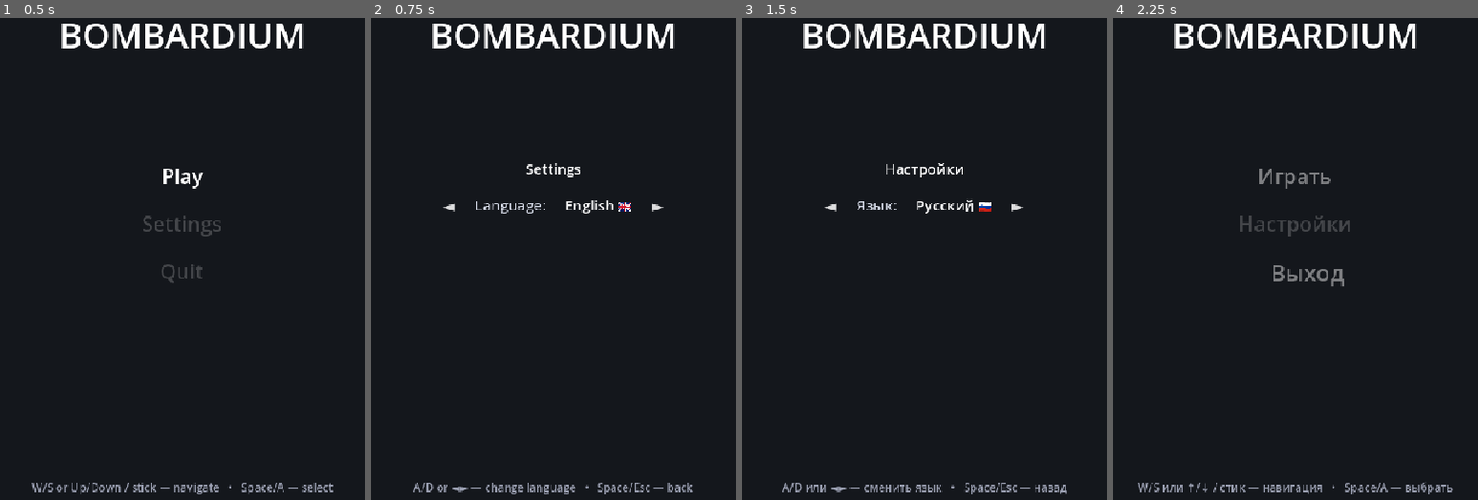
Above: before the commit, frames 1-4 (left to right).
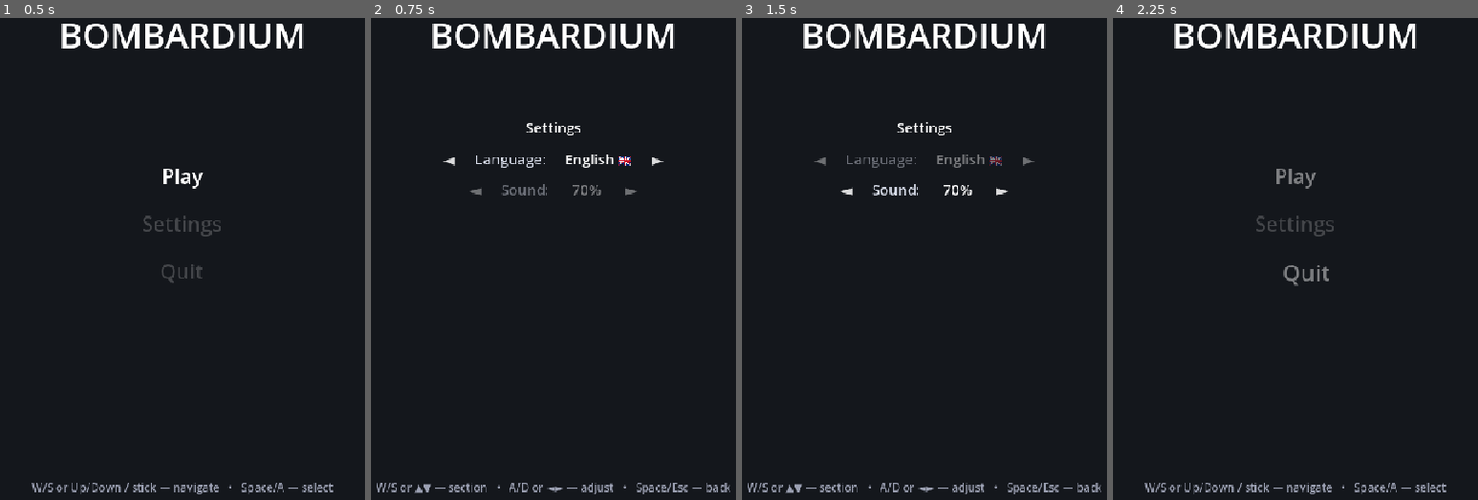
Above: after the commit, the same moments.

Repository: LikSaint/bombardium
Game: Godot game, scene res://scenes/MainMenu.tscn
The game is run twice, just before and just after one commit, with the same random seed, the same clock (stepped at 60 frames per second) and the same inputs.
Inputs:
- Up to frame 1 (0.5 s): no input
- Up to frame 2 (0.75 s): tap Enter at 0.5 s; hold D from 0.53 s (still down); tap Space at 0.6 s
- Up to frame 3 (1.5 s): tap Space at 0.77, 1.07 s; release D at 1.28 s; hold S from 1.28 s (still down); tap B at 1.35 s
- Up to frame 4 (2.25 s): tap Space at 1.52, 1.55, 1.82 s; release S at 2.03 s; hold D from 2.03 s (still down); tap N at 2.1 s

Frame 1 is identical in both runs. In frame 2, 2.6% of the frame differs, in the area x 1-99%, y 21-99%; in frame 3, 2.5%; in frame 4, 2.0%.

Commit message:
Add sound effects for gameplay/menu events and a Sound settings option
New Sfx autoload with a pooled AudioStreamPlayer + master volume (persisted
alongside Loc's language setting), 20 procedurally-generated wav effects
covering bombs, explosions, deaths, powerups, blocks, walls, kicks, jumps,
round/match outcomes, and menu/lobby navigation. Settings panels (main menu
and pause) gain a second "Sound" row with its own volume control, navigated
via up/down between rows and left/right to adjust.

Co-Authored-By: Claude Sonnet 5 <noreply@anthropic.com>

Diff:
--- a/project.godot
+++ b/project.godot
@@ -19,6 +19,7 @@
 Consts="*res://scripts/Constants.gd"
 Loc="*res://scripts/Localization.gd"
 Hints="*res://scripts/ControlHints.gd"
+Sfx="*res://scripts/Sfx.gd"
 GameManager="*res://scripts/GameManager.gd"
 
 [display]
--- a/scenes/MainMenu.tscn
+++ b/scenes/MainMenu.tscn
@@ -60,21 +60,21 @@
 anchor_bottom = 0.5
 offset_left = -220.0
 offset_right = 220.0
-offset_top = -50.0
-offset_bottom = 50.0
+offset_top = -70.0
+offset_bottom = 70.0
 
 [node name="Title" type="Label" parent="SettingsPanel"]
 anchor_right = 1.0
-offset_top = -34.0
-offset_bottom = -6.0
+offset_top = -66.0
+offset_bottom = -38.0
 theme_override_font_sizes/font_size = 18
 theme_override_colors/font_color = Color(1, 1, 1, 1)
 horizontal_alignment = 1
 
 [node name="LanguageRow" type="HBoxContainer" parent="SettingsPanel"]
 anchor_right = 1.0
-offset_top = 10.0
-offset_bottom = 40.0
+offset_top = -28.0
+offset_bottom = 2.0
 alignment = 1
 theme_override_constants/separation = 24
 
@@ -96,6 +96,33 @@
 theme_override_colors/font_color = Color(1, 1, 1, 0.85)
 text = "►"
 
+[node name="SoundRow" type="HBoxContainer" parent="SettingsPanel"]
+anchor_right = 1.0
+offset_top = 10.0
+offset_bottom = 40.0
+alignment = 1
+theme_override_constants/separation = 24
+
+[node name="ArrowLeft" type="Label" parent="SettingsPanel/SoundRow"]
+theme_override_font_sizes/font_size = 20
+theme_override_colors/font_color = Color(1, 1, 1, 0.85)
+text = "◄"
+
+[node name="SoundLabel" type="Label" parent="SettingsPanel/SoundRow"]
+theme_override_font_sizes/font_size = 18
+theme_override_colors/font_color = Color(0.85, 0.87, 0.92, 1)
+
+[node name="SoundValue" type="Label" parent="SettingsPanel/SoundRow"]
+custom_minimum_size = Vector2(48, 0)
+theme_override_font_sizes/font_size = 18
+theme_override_colors/font_color = Color(1, 1, 1, 1)
+horizontal_alignment = 1
+
+[node name="ArrowRight" type="Label" parent="SettingsPanel/SoundRow"]
+theme_override_font_sizes/font_size = 20
+theme_override_colors/font_color = Color(1, 1, 1, 0.85)
+text = "►"
+
 [node name="HotkeyHint" type="Label" parent="."]
 layout_mode = 0
 anchor_top = 1.0
--- a/scenes/PauseMenu.tscn
+++ b/scenes/PauseMenu.tscn
@@ -93,21 +93,21 @@
 anchor_bottom = 0.5
 offset_left = -220.0
 offset_right = 220.0
-offset_top = -50.0
-offset_bottom = 50.0
+offset_top = -70.0
+offset_bottom = 70.0
 
 [node name="Title" type="Label" parent="SettingsPanel"]
 anchor_right = 1.0
-offset_top = -34.0
-offset_bottom = -6.0
+offset_top = -66.0
+offset_bottom = -38.0
 theme_override_font_sizes/font_size = 18
 theme_override_colors/font_color = Color(1, 1, 1, 1)
 horizontal_alignment = 1
 
 [node name="LanguageRow" type="HBoxContainer" parent="SettingsPanel"]
 anchor_right = 1.0
-offset_top = 10.0
-offset_bottom = 40.0
+offset_top = -28.0
+offset_bottom = 2.0
 alignment = 1
 theme_override_constants/separation = 24
 
@@ -129,6 +129,33 @@
 theme_override_colors/font_color = Color(1, 1, 1, 0.85)
 text = "►"
 
+[node name="SoundRow" type="HBoxContainer" parent="SettingsPanel"]
+anchor_right = 1.0
+offset_top = 10.0
+offset_bottom = 40.0
+alignment = 1
+theme_override_constants/separation = 24
+
+[node name="ArrowLeft" type="Label" parent="SettingsPanel/SoundRow"]
+theme_override_font_sizes/font_size = 20
+theme_override_colors/font_color = Color(1, 1, 1, 0.85)
+text = "◄"
+
+[node name="SoundLabel" type="Label" parent="SettingsPanel/SoundRow"]
+theme_override_font_sizes/font_size = 18
+theme_override_colors/font_color = Color(0.85, 0.87, 0.92, 1)
+
+[node name="SoundValue" type="Label" parent="SettingsPanel/SoundRow"]
+custom_minimum_size = Vector2(48, 0)
+theme_override_font_sizes/font_size = 18
+theme_override_colors/font_color = Color(1, 1, 1, 1)
+horizontal_alignment = 1
+
+[node name="ArrowRight" type="Label" parent="SettingsPanel/SoundRow"]
+theme_override_font_sizes/font_size = 20
+theme_override_colors/font_color = Color(1, 1, 1, 0.85)
+text = "►"
+
 [node name="HotkeyHint" type="Label" parent="."]
 anchor_left = 0.5
 anchor_right = 0.5
@@ -136,8 +163,8 @@
 anchor_bottom = 0.5
 offset_left = -220.0
 offset_right = 220.0
-offset_top = 62.0
-offset_bottom = 88.0
+offset_top = 82.0
+offset_bottom = 108.0
 theme_override_font_sizes/font_size = 13
 theme_override_colors/font_color = Color(0.7, 0.72, 0.8, 0.85)
 horizontal_alignment = 1
--- a/scripts/Arena.gd
+++ b/scripts/Arena.gd
@@ -103,6 +103,7 @@
 	var type: int = powerups_by_cell[cell].type
 	powerups_by_cell[cell].queue_free()
 	powerups_by_cell.erase(cell)
+	Sfx.play("powerup_pickup")
 	player.apply_powerup(type)
 
 func place_temp_wall(cell: Vector2i, owner: Node = null) -> Node:
--- a/scripts/Block.gd
+++ b/scripts/Block.gd
@@ -2,6 +2,7 @@
 ## Destructible soft block. Purely visual/logical — Arena tracks grid state.
 
 func destroy() -> void:
+	Sfx.play("block_destroy")
 	var tw := create_tween()
 	tw.tween_property(self, "scale", Vector2.ZERO, 0.15)
 	tw.tween_callback(queue_free)
--- a/scripts/Bomb.gd
+++ b/scripts/Bomb.gd
@@ -51,6 +51,7 @@
 		return
 	has_exploded = true
 	arena.remove_bomb(cell)
+	Sfx.play("bomb_explode")
 	if is_circle_blast:
 		_explode_circle()
 	else:
--- a/scripts/Lobby.gd
+++ b/scripts/Lobby.gd
@@ -56,10 +56,12 @@
 		if event.keycode == KEY_UP:
 			Consts.set_map_size(Consts.map_size_index - 1)
 			_refresh_map_size_bars()
+			Sfx.play("menu_move")
 			return
 		elif event.keycode == KEY_DOWN:
 			Consts.set_map_size(Consts.map_size_index + 1)
 			_refresh_map_size_bars()
+			Sfx.play("menu_move")
 			return
 		elif event.keycode == KEY_B:
 			_add_bot()
@@ -113,8 +115,10 @@
 		if slots.size() >= Consts.MAX_PLAYERS:
 			return
 		slots.append({"device": device, "player_id": slots.size() + 1, "character_id": 0, "ready": false})
+		Sfx.play("player_join")
 	else:
 		slot["ready"] = not slot["ready"]
+		Sfx.play("menu_confirm" if slot["ready"] else "menu_move")
 	_refresh_slots_ui()
 	_maybe_start()
 
@@ -122,6 +126,7 @@
 	if slots.size() >= Consts.MAX_PLAYERS:
 		return
 	_append_bot_slot()
+	Sfx.play("bot_toggle")
 	_refresh_slots_ui()
 	_maybe_start()
 
@@ -137,6 +142,7 @@
 	for i in range(slots.size() - 1, -1, -1):
 		if slots[i]["device"] == Consts.DEVICE_BOT:
 			slots.remove_at(i)
+			Sfx.play("bot_toggle", 0.8)
 			_reindex_player_ids()
 			_refresh_slots_ui()
 			return
@@ -150,6 +156,7 @@
 	if slot.is_empty() or slot["ready"]:
 		return
 	slot["character_id"] = posmod(slot["character_id"] + delta, Consts.CHARACTER_COUNT)
+	Sfx.play("menu_move")
 	_refresh_slots_ui()
 
 func _maybe_start() -> void:
--- a/scripts/Localization.gd
+++ b/scripts/Localization.gd
@@ -56,7 +56,9 @@
 
 		"SETTINGS_TITLE": "Настройки",
 		"SETTINGS_LANGUAGE": "Язык",
-		"SETTINGS_HINT": "A/D или ◄► — сменить язык   •   Space/Esc — назад",
+		"SETTINGS_SOUND": "Звук",
+		"SETTINGS_OFF": "Выкл",
+		"SETTINGS_HINT": "W/S или ▲▼ — раздел   •   A/D или ◄► — изменить   •   Space/Esc — назад",
 
 		"MENU_PLAY": "Играть",
 		"MENU_QUIT": "Выход",
@@ -101,7 +103,9 @@
 
 		"SETTINGS_TITLE": "Settings",
 		"SETTINGS_LANGUAGE": "Language",
-		"SETTINGS_HINT": "A/D or ◄► — change language   •   Space/Esc — back",
+		"SETTINGS_SOUND": "Sound",
+		"SETTINGS_OFF": "Off",
+		"SETTINGS_HINT": "W/S or ▲▼ — section   •   A/D or ◄► — adjust   •   Space/Esc — back",
 
 		"MENU_PLAY": "Play",
 		"MENU_QUIT": "Quit",
@@ -147,5 +151,6 @@
 
 func _save_language() -> void:
 	var cfg := ConfigFile.new()
+	cfg.load(SETTINGS_PATH) # preserve sibling keys (e.g. Sfx's volume) already in the file
 	cfg.set_value("settings", "language", lang)
 	cfg.save(SETTINGS_PATH)
--- a/scripts/Main.gd
+++ b/scripts/Main.gd
@@ -71,10 +71,13 @@
 	if match_over:
 		lines.append(Loc.t("MATCH_OVER"))
 		lines.append(Loc.t("MATCH_WINNER", [GameManager.get_match_winner()]))
+		Sfx.play("match_win")
 	elif winner_id == -1:
 		lines.append(Loc.t("ROUND_DRAW", [GameManager.round_number, GameManager.ROUNDS_PER_MATCH]))
+		Sfx.play("round_draw")
 	else:
 		lines.append(Loc.t("ROUND_WINNER", [GameManager.round_number, GameManager.ROUNDS_PER_MATCH, winner_id]))
+		Sfx.play("round_win")
 
 	lines.append("")
 	lines.append(Loc.t("SCORE_HEADER"))
@@ -88,6 +91,7 @@
 
 	for seconds_left in range(ROUND_END_DELAY_SECONDS, 0, -1):
 		round_timer_label.text = Loc.t("NEXT_ROUND_IN", [seconds_left])
+		Sfx.play("countdown_tick")
 		await get_tree().create_timer(1.0).timeout
 
 	if match_over:
--- a/scripts/MainMenu.gd
+++ b/scripts/MainMenu.gd
@@ -8,6 +8,7 @@
 var options: Array[String] = ["play", "settings", "quit"]
 var selected: int = 0
 var in_settings: bool = false
+var settings_selected: int = 0 # 0 = language row, 1 = sound row
 
 func _ready() -> void:
 	_refresh_menu_texts()
@@ -34,24 +35,50 @@
 	$SettingsPanel/Title.text = Loc.t("SETTINGS_TITLE")
 	$SettingsPanel/LanguageRow/LanguageLabel.text = Loc.t("SETTINGS_LANGUAGE") + ":"
 	$SettingsPanel/LanguageRow/LanguageValue.text = "%s %s" % [Loc.native_name(), Loc.flag()]
+	$SettingsPanel/SoundRow/SoundLabel.text = Loc.t("SETTINGS_SOUND") + ":"
+	$SettingsPanel/SoundRow/SoundValue.text = _sound_value_text()
+	_refresh_settings_selection()
 	if in_settings:
 		$HotkeyHint.text = Loc.t("SETTINGS_HINT")
+
+func _sound_value_text() -> String:
+	if Sfx.volume <= 0.0:
+		return Loc.t("SETTINGS_OFF")
+	return "%d%%" % Sfx.volume_percent()
+
+func _refresh_settings_selection() -> void:
+	var rows: Array = [$SettingsPanel/LanguageRow, $SettingsPanel/SoundRow]
+	for i in rows.size():
+		rows[i].modulate = Color(1, 1, 1, 1) if i == settings_selected else Color(1, 1, 1, 0.45)
 
 func _input(event: InputEvent) -> void:
 	if in_settings:
 		if _is_toggle(event) or _is_confirm(event):
+			Sfx.play("menu_back")
 			_close_settings()
-		elif _is_prev(event) or _is_next(event):
-			Loc.toggle_language()
+		elif _is_row_toggle(event):
+			settings_selected = 1 - settings_selected
+			_refresh_settings_selection()
+			Sfx.play("menu_move")
+		elif _is_value_left(event) or _is_value_right(event):
+			if settings_selected == 0:
+				Loc.toggle_language()
+			else:
+				Sfx.adjust_volume(1 if _is_value_right(event) else -1)
+				_refresh_settings_texts()
+			Sfx.play("menu_move")
 		return
 
 	if _is_prev(event):
 		selected = (selected - 1 + options.size()) % options.size()
 		_refresh_selection()
+		Sfx.play("menu_move")
 	elif _is_next(event):
 		selected = (selected + 1) % options.size()
 		_refresh_selection()
+		Sfx.play("menu_move")
 	elif _is_confirm(event):
+		Sfx.play("menu_confirm")
 		_activate(options[selected])
 
 func _is_toggle(event: InputEvent) -> bool:
@@ -82,6 +109,31 @@
 		return true
 	return false
 
+# Settings panel only: W/S (or dpad up/down) switches between the Language
+# and Sound rows; A/D (or dpad left/right) adjusts the selected row's value.
+# Split out from _is_prev/_is_next above, which deliberately treat both axes
+# as one "previous/next" for the single-row option list.
+func _is_row_toggle(event: InputEvent) -> bool:
+	if event is InputEventKey and event.pressed and not event.echo and (event.keycode == KEY_W or event.keycode == KEY_S):
+		return true
+	if event is InputEventJoypadButton and event.pressed and (event.button_index == JOY_BUTTON_DPAD_UP or event.button_index == JOY_BUTTON_DPAD_DOWN):
+		return true
+	return false
+
+func _is_value_left(event: InputEvent) -> bool:
+	if event is InputEventKey and event.pressed and not event.echo and event.keycode == KEY_A:
+		return true
+	if event is InputEventJoypadButton and event.pressed and event.button_index == JOY_BUTTON_DPAD_LEFT:
+		return true
+	return false
+
+func _is_value_right(event: InputEvent) -> bool:
+	if event is InputEventKey and event.pressed and not event.echo and event.keycode == KEY_D:
+		return true
+	if event is InputEventJoypadButton and event.pressed and event.button_index == JOY_BUTTON_DPAD_RIGHT:
+		return true
+	return false
+
 func _refresh_selection() -> void:
 	for i in options.size():
 		var node: Control = get_node("MenuRow/" + options[i].capitalize())
@@ -99,6 +151,7 @@
 
 func _open_settings() -> void:
 	in_settings = true
+	settings_selected = 0
 	$MenuRow.visible = false
 	$SettingsPanel.visible = true
 	_refresh_settings_texts()
--- a/scripts/PauseMenu.gd
+++ b/scripts/PauseMenu.gd
@@ -19,6 +19,7 @@
 var selected: int = 0
 var is_open: bool = false
 var in_settings: bool = false
+var settings_selected: int = 0 # 0 = language row, 1 = sound row
 var pausing_device = null
 
 func _ready() -> void:
@@ -45,8 +46,21 @@
 	$SettingsPanel/Title.text = Loc.t("SETTINGS_TITLE")
 	$SettingsPanel/LanguageRow/LanguageLabel.text = Loc.t("SETTINGS_LANGUAGE") + ":"
 	$SettingsPanel/LanguageRow/LanguageValue.text = "%s %s" % [Loc.native_name(), Loc.flag()]
+	$SettingsPanel/SoundRow/SoundLabel.text = Loc.t("SETTINGS_SOUND") + ":"
+	$SettingsPanel/SoundRow/SoundValue.text = _sound_value_text()
+	_refresh_settings_selection()
 	if in_settings:
 		$HotkeyHint.text = Loc.t("SETTINGS_HINT")
+
+func _sound_value_text() -> String:
+	if Sfx.volume <= 0.0:
+		return Loc.t("SETTINGS_OFF")
+	return "%d%%" % Sfx.volume_percent()
+
+func _refresh_settings_selection() -> void:
+	var rows: Array = [$SettingsPanel/LanguageRow, $SettingsPanel/SoundRow]
+	for i in rows.size():
+		rows[i].modulate = Color(1, 1, 1, 1) if i == settings_selected else Color(1, 1, 1, 0.45)
 
 func _on_joy_connection_changed(device: int, connected: bool) -> void:
 	if connected:
@@ -61,6 +75,7 @@
 
 	if not is_open:
 		if _is_toggle(event):
+			Sfx.play("menu_confirm", 0.85)
 			_open(device)
 		return
 
@@ -69,20 +84,34 @@
 
 	if in_settings:
 		if _is_toggle(event) or _is_confirm(event):
+			Sfx.play("menu_back")
 			_close_settings()
-		elif _is_prev(event) or _is_next(event):
-			Loc.toggle_language()
+		elif _is_row_toggle(event):
+			settings_selected = 1 - settings_selected
+			_refresh_settings_selection()
+			Sfx.play("menu_move")
+		elif _is_value_left(event) or _is_value_right(event):
+			if settings_selected == 0:
+				Loc.toggle_language()
+			else:
+				Sfx.adjust_volume(1 if _is_value_right(event) else -1)
+				_refresh_settings_texts()
+			Sfx.play("menu_move")
 		return
 
 	if _is_toggle(event):
+		Sfx.play("menu_back")
 		_close()
 	elif _is_prev(event):
 		selected = (selected - 1 + options.size()) % options.size()
 		_refresh_selection()
+		Sfx.play("menu_move")
 	elif _is_next(event):
 		selected = (selected + 1) % options.size()
 		_refresh_selection()
+		Sfx.play("menu_move")
 	elif _is_confirm(event):
+		Sfx.play("menu_confirm")
 		_activate(options[selected])
 
 func _device_of(event: InputEvent):
@@ -117,6 +146,31 @@
 	if event is InputEventKey and event.pressed and not event.echo and event.keycode == KEY_SPACE:
 		return true
 	if event is InputEventJoypadButton and event.pressed and event.button_index == JOY_BUTTON_A:
+		return true
+	return false
+
+# Settings panel only: W/S (or dpad up/down) switches between the Language
+# and Sound rows; A/D (or dpad left/right) adjusts the selected row's value.
+# Split out from _is_prev/_is_next above, which deliberately treat both axes
+# as one "previous/next" for the single-row option list.
+func _is_row_toggle(event: InputEvent) -> bool:
+	if event is InputEventKey and event.pressed and not event.echo and (event.keycode == KEY_W or event.keycode == KEY_S):
+		return true
+	if event is InputEventJoypadButton and event.pressed and (event.button_index == JOY_BUTTON_DPAD_UP or event.button_index == JOY_BUTTON_DPAD_DOWN):
+		return true
+	return false
+
+func _is_value_left(event: InputEvent) -> bool:
+	if event is InputEventKey and event.pressed and not event.echo and event.keycode == KEY_A:
+		return true
+	if event is InputEventJoypadButton and event.pressed and event.button_index == JOY_BUTTON_DPAD_LEFT:
+		return true
+	return false
+
+func _is_value_right(event: InputEvent) -> bool:
+	if event is InputEventKey and event.pressed and not event.echo and event.keycode == KEY_D:
+		return true
+	if event is InputEventJoypadButton and event.pressed and event.button_index == JOY_BUTTON_DPAD_RIGHT:
 		return true
 	return false
 
@@ -142,6 +196,7 @@
 
 func _open_settings() -> void:
 	in_settings = true
+	settings_selected = 0
 	$Panel.visible = false
 	$Title.visible = false
 	$SettingsPanel.visible = true
--- a/scripts/Player.gd
+++ b/scripts/Player.gd
@@ -203,6 +203,7 @@
 		return
 	facing_dir = dir
 	$Portrait.face(dir)
+	Sfx.play("jump")
 	_move_to_cell(target_cell, move_duration)
 
 ## Only actually moves once per decision (returns the chosen dir exactly the
@@ -477,9 +478,11 @@
 		var bomb = arena.get_bomb_at(target_cell)
 		if bomb != null and not bomb.is_sliding:
 			bomb.start_slide(dir)
+			Sfx.play("bomb_kick")
 			_play_kick_anim()
 	if not arena.is_walkable_for(target_cell, self):
 		return
+	Sfx.play("footstep", 1.0, 0.1)
 	_move_to_cell(target_cell, move_duration)
 
 func place_bomb() -> void:
@@ -495,6 +498,7 @@
 	arena.add_child(bomb)
 	bomb.exploded.connect(_on_owned_bomb_exploded)
 	bomb_count_current -= 1
+	Sfx.play("bomb_place")
 
 func _on_owned_bomb_exploded() -> void:
 	bomb_count_current = min(bomb_count_current + 1, bomb_count_max)
@@ -521,6 +525,7 @@
 		return false
 	active_temp_walls.append(wall)
 	wall.tree_exited.connect(func(): active_temp_walls.erase(wall))
+	Sfx.play("wall_place")
 	return true
 
 const KICK_LUNGE_DISTANCE := 16.0
@@ -563,10 +568,12 @@
 	if shield_charges > 0:
 		shield_charges -= 1
 		stats_changed.emit()
+		Sfx.play("shield_block")
 		_start_invulnerability()
 		return
 	alive = false
 	visible = false
+	Sfx.play("player_death")
 	GameManager.player_died(player_id)
 	died.emit(player_id)
 
--- /dev/null
+++ b/scripts/Sfx.gd
@@ -0,0 +1,87 @@
+extends Node
+## Autoloaded as `Sfx`. Playback for the game's short sound effects, with a
+## single master volume (0..1) persisted to user://settings.cfg — the same
+## file Loc uses for language, under a different key, so both survive a
+## save from either side. A small round-robin pool of AudioStreamPlayer
+## nodes lets several sounds overlap (e.g. two bombs exploding at once)
+## without cutting each other off. Music (separate, planned later) will get
+## its own volume/key so the two can be mixed independently.
+
+const SETTINGS_PATH := "user://settings.cfg"
+const DEFAULT_VOLUME := 0.7
+const POOL_SIZE := 8
+const VOLUME_STEP := 0.1
+
+const SOUNDS := {
+	"bomb_place": preload("res://assets/sfx/bomb_place.wav"),
+	"bomb_explode": preload("res://assets/sfx/bomb_explode.wav"),
+	"player_death": preload("res://assets/sfx/player_death.wav"),
+	"shield_block": preload("res://assets/sfx/shield_block.wav"),
+	"powerup_pickup": preload("res://assets/sfx/powerup_pickup.wav"),
+	"block_destroy": preload("res://assets/sfx/block_destroy.wav"),
+	"wall_place": preload("res://assets/sfx/wall_place.wav"),
+	"wall_destroy": preload("res://assets/sfx/wall_destroy.wav"),
+	"bomb_kick": preload("res://assets/sfx/bomb_kick.wav"),
+	"jump": preload("res://assets/sfx/jump.wav"),
+	"footstep": preload("res://assets/sfx/footstep.wav"),
+	"round_win": preload("res://assets/sfx/round_win.wav"),
+	"round_draw": preload("res://assets/sfx/round_draw.wav"),
+	"match_win": preload("res://assets/sfx/match_win.wav"),
+	"countdown_tick": preload("res://assets/sfx/countdown_tick.wav"),
+	"menu_move": preload("res://assets/sfx/menu_move.wav"),
+	"menu_confirm": preload("res://assets/sfx/menu_confirm.wav"),
+	"menu_back": preload("res://assets/sfx/menu_back.wav"),
+	"player_join": preload("res://assets/sfx/player_join.wav"),
+	"bot_toggle": preload("res://assets/sfx/bot_toggle.wav"),
+}
+
+var volume: float = DEFAULT_VOLUME
+
+var _players: Array[AudioStreamPlayer] = []
+var _next_player: int = 0
+
+func _ready() -> void:
+	process_mode = Node.PROCESS_MODE_ALWAYS
+	for i in POOL_SIZE:
+		var p := AudioStreamPlayer.new()
+		add_child(p)
+		_players.append(p)
+	_load_volume()
+
+## Plays `name` (a key of SOUNDS) once, round-robin across the player pool so
+## overlapping sounds don't cut each other off. `pitch` scales playback rate
+## (>1 = higher/faster); `jitter` adds a small random spread on top so
+## repeated plays of the same sound (footsteps, menu moves) don't sound
+## identical every time.
+func play(name: String, pitch: float = 1.0, jitter: float = 0.05) -> void:
+	if volume <= 0.0 or not SOUNDS.has(name):
+		return
+	var p: AudioStreamPlayer = _players[_next_player]
+	_next_player = (_next_player + 1) % _players.size()
+	p.stream = SOUNDS[name]
+	p.volume_db = linear_to_db(volume)
+	p.pitch_scale = pitch * (1.0 + randf_range(-jitter, jitter))
+	p.play()
+
+func set_volume(v: float) -> void:
+	volume = clampf(v, 0.0, 1.0)
+	_save_volume()
+
+func adjust_volume(delta_steps: int) -> void:
+	set_volume(volume + VOLUME_STEP * delta_steps)
+
+func volume_percent() -> int:
+	return int(round(volume * 100.0))
+
+func _load_volume() -> void:
+	var cfg := ConfigFile.new()
+	if cfg.load(SETTINGS_PATH) == OK:
+		volume = clampf(cfg.get_value("settings", "sfx_volume", DEFAULT_VOLUME), 0.0, 1.0)
+	else:
+		volume = DEFAULT_VOLUME
+
+func _save_volume() -> void:
+	var cfg := ConfigFile.new()
+	cfg.load(SETTINGS_PATH) # preserve sibling keys (e.g. Loc's language) already in the file
+	cfg.set_value("settings", "sfx_volume", volume)
+	cfg.save(SETTINGS_PATH)
--- a/scripts/TempWall.gd
+++ b/scripts/TempWall.gd
@@ -9,5 +9,6 @@
 	destroy()
 
 func destroy() -> void:
+	Sfx.play("wall_destroy")
 	arena.remove_temp_wall(cell)
 	queue_free()
Not shown, added: assets/sfx/block_destroy.wav.import
Not shown, added: assets/sfx/bomb_explode.wav.import
Not shown, added: assets/sfx/bomb_kick.wav.import
Not shown, added: assets/sfx/bomb_place.wav.import
Not shown, added: assets/sfx/bot_toggle.wav.import
Not shown, added: assets/sfx/countdown_tick.wav.import
Not shown, added: assets/sfx/footstep.wav.import
Not shown, added: assets/sfx/jump.wav.import
Not shown, added: assets/sfx/match_win.wav.import
Not shown, added: assets/sfx/menu_back.wav.import
Not shown, added: assets/sfx/menu_confirm.wav.import
Not shown, added: assets/sfx/menu_move.wav.import
(and 29 more such lines)
